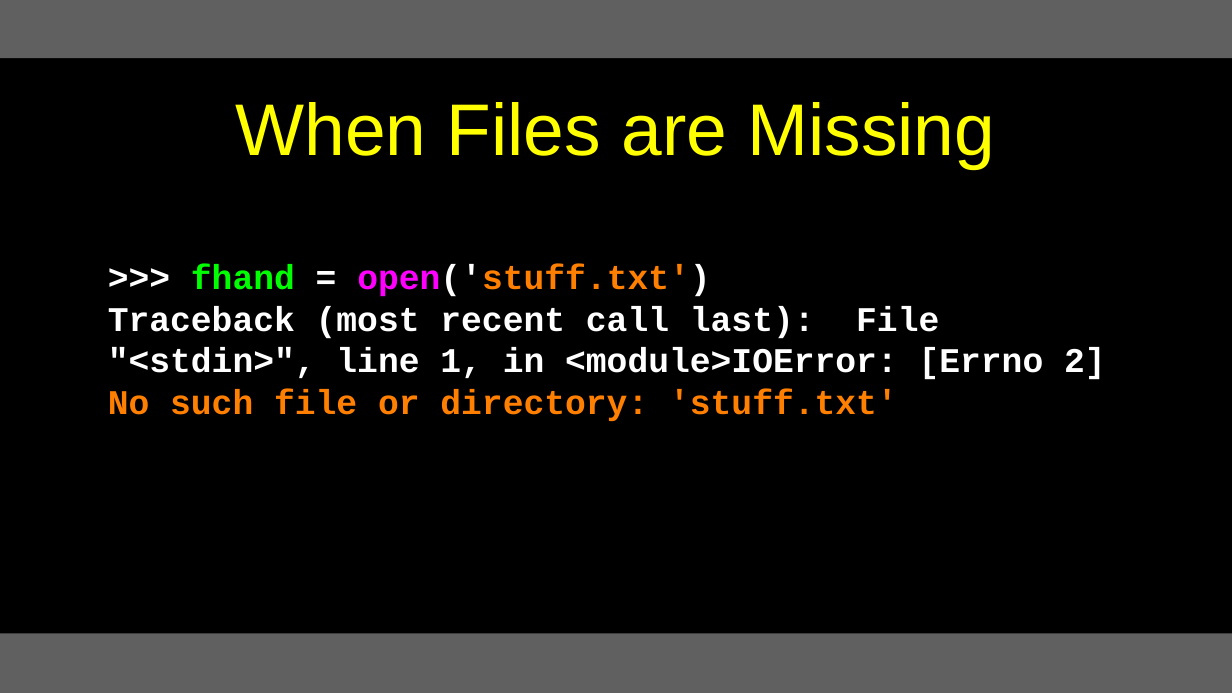
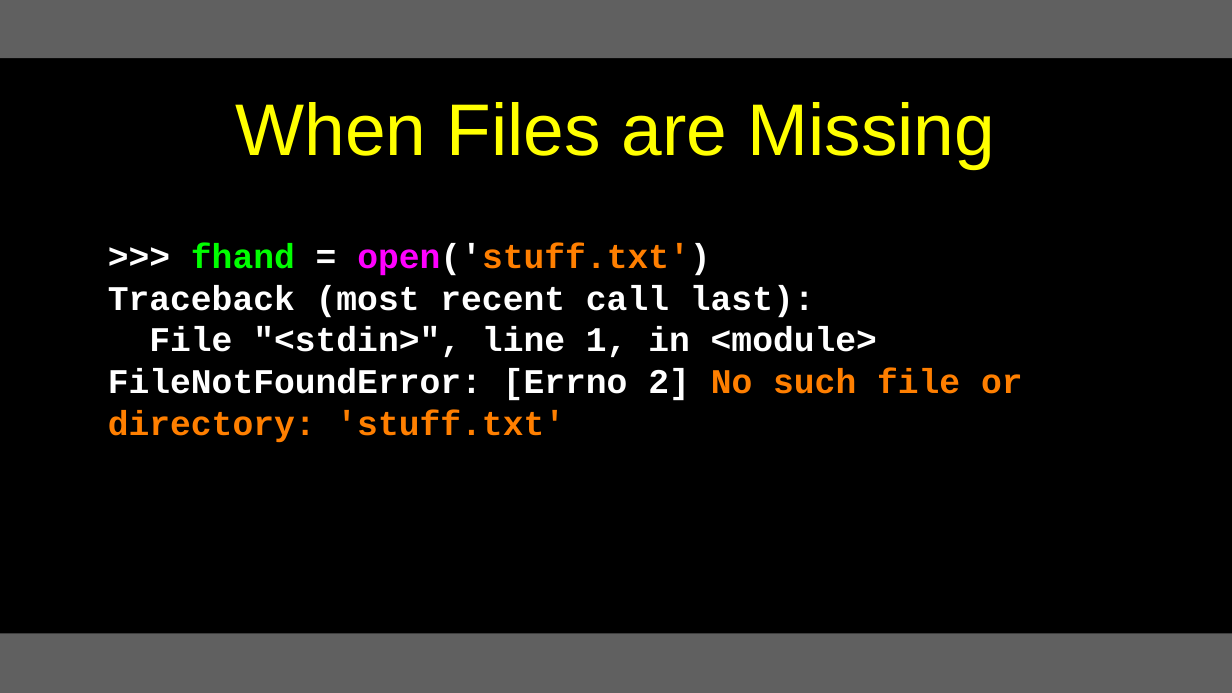
Before and after one commit to csev/py4e, a slide deck: slide 7 of lectures3/Pythonlearn-07-Files.pptx. Drawn at 1232x693 pixels with LibreOffice and Linux fonts; fonts in the diff are those of the drawing. Boxes give left, top, right and bottom in pixels: in the first picture for what was removed or moved away, otherwise in the second. Text is boxed around its words. In the diff, an @@ line names an element or a change of style, - is before the commit and + after.

```diff
--- a/lectures3/Pythonlearn-07-Files.pptx
+++ b/lectures3/Pythonlearn-07-Files.pptx
@@ text at bbox=[108, 285, 1023, 443]: text changed @@
-Traceback (most recent call last): File "<stdin>", line 1, in <module>IOError: [Errno 2] No such file or directory: 'stuff.txt'
+Traceback (most recent call last):
+File "<stdin>", line 1, in <module>
+FileNotFoundError: [Errno 2] No such file or directory: 'stuff.txt'
```
Also in this commit, not shown: 20 other slides changed.
